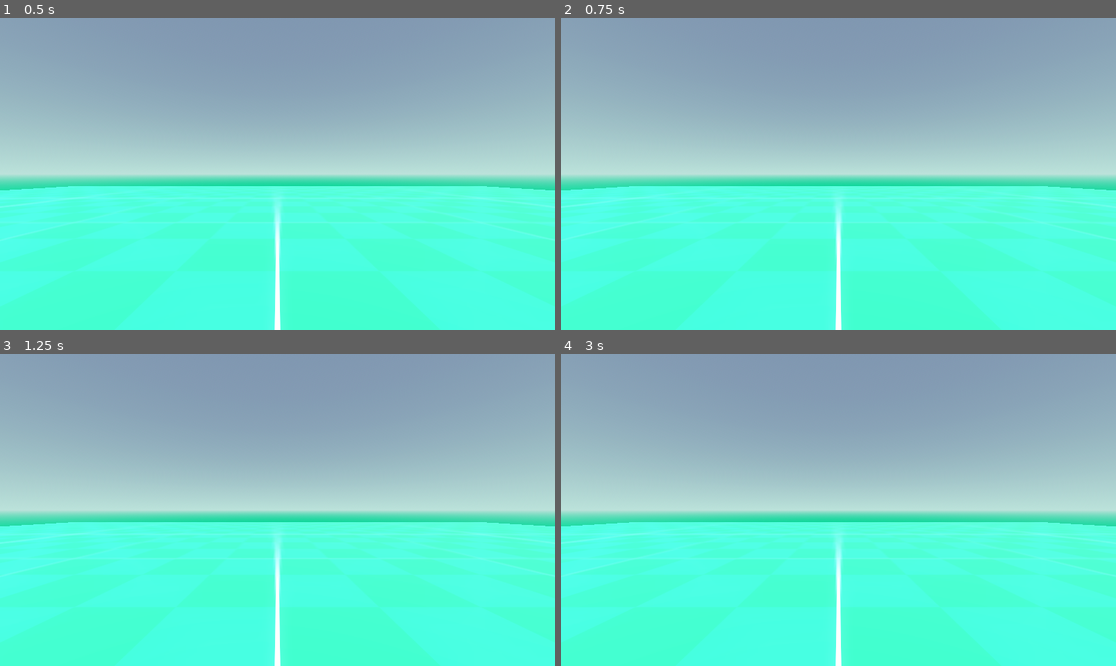
Above: before the commit, frames 1-4 (two rows, left to right).
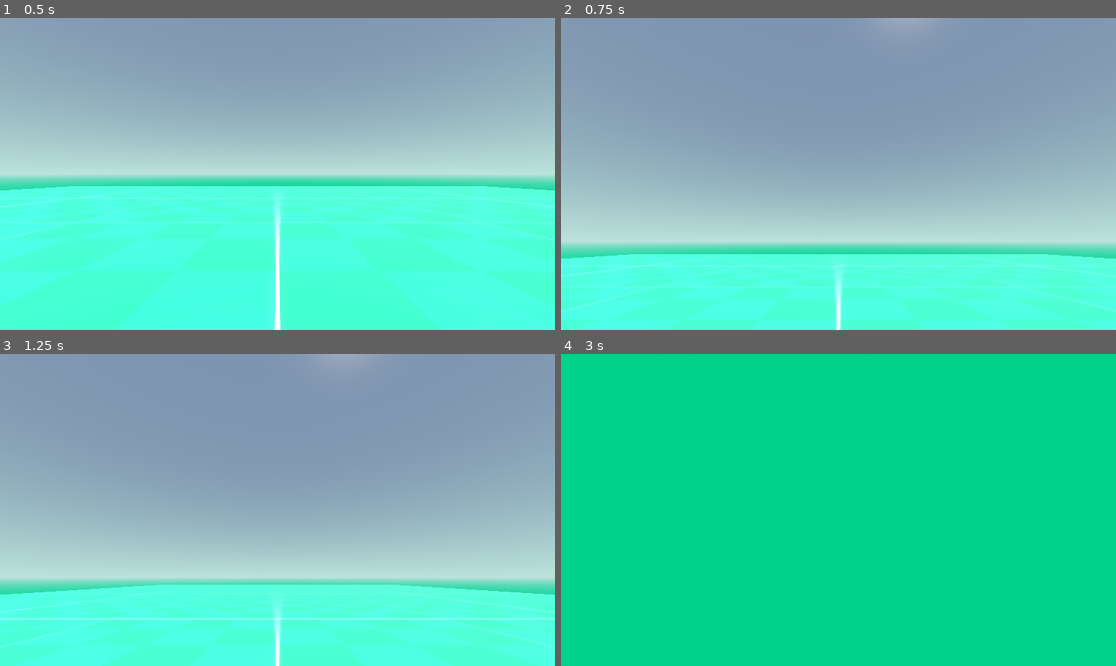
Above: after the commit, the same moments.

Repository: Solyphonous/GodotMovementThing
Game: Godot game, scene res://Scenes/Levels/world.tscn
The game is run twice, just before and just after one commit, with the same random seed, the same clock (stepped at 60 frames per second) and the same inputs. Before the commit the project starts from res://world.tscn.
Inputs (mouse positions are in pixels of both pictures, inside the frame that each line leads up to):
- Up to frame 1 (0.5 s): no input
- Up to frame 2 (0.75 s): tap Enter at 0.5 s; move the mouse to (960, 158) at 0.52 s; hold D (Right) from 0.53 s (still down)
- Up to frame 3 (1.25 s): keep holding D (Right)
- Up to frame 4 (3 s): tap Space at 1.25 s; move the mouse to (727, 525) at 1.27 s; release D (Right) at 1.28 s; hold S (Back) 1.28-2.03 s; move the mouse to (894, 441) at 2.02 s; hold D (Right) 2.03-2.78 s; tap Enter at 2.75 s; move the mouse to (810, 572) at 2.77 s; hold W (Forward) from 2.78 s (still down)

Frame 1 is identical in both runs. In frame 2, 45% of the frame differs, in the area x 0-100%, y 0-100%; in frame 3, 44%; in frame 4, 100%.
Error before the commit: Parse Error: No constructor of "Vector3" matches the signature "Vector3(int, Vector3, int)". (res://player.gd:22)

Commit message:
Reshuffling of directory format

Diff:
--- /dev/null
+++ b/Scenes/Levels/world.tscn
@@ -0,0 +1,52 @@
+[gd_scene load_steps=9 format=3 uid="uid://dyemp37rdaif8"]
+
+[ext_resource type="Texture2D" uid="uid://dxub73hfc0ahv" path="res://DevMats/Green/texture_08.png" id="1_a6ihw"]
+[ext_resource type="PackedScene" uid="uid://c5mhnfn4vd5dl" path="res://Scenes/player.tscn" id="2_5t8ac"]
+
+[sub_resource type="ProceduralSkyMaterial" id="ProceduralSkyMaterial_ylsd5"]
+sky_horizon_color = Color(0.596251, 0.788698, 0.74399, 1)
+ground_bottom_color = Color(2.02149e-06, 0.70079, 0.425962, 1)
+ground_horizon_color = Color(0.596251, 0.788698, 0.74399, 1)
+
+[sub_resource type="Sky" id="Sky_h41su"]
+sky_material = SubResource("ProceduralSkyMaterial_ylsd5")
+
+[sub_resource type="Environment" id="Environment_qmlmi"]
+background_mode = 2
+sky = SubResource("Sky_h41su")
+tonemap_mode = 2
+glow_enabled = true
+
+[sub_resource type="StandardMaterial3D" id="StandardMaterial3D_u23db"]
+albedo_texture = ExtResource("1_a6ihw")
+uv1_scale = Vector3(4, 4, 4)
+uv1_triplanar = true
+uv2_scale = Vector3(2, 2, 2)
+
+[sub_resource type="BoxMesh" id="BoxMesh_ds1vp"]
+material = SubResource("StandardMaterial3D_u23db")
+
+[sub_resource type="ConcavePolygonShape3D" id="ConcavePolygonShape3D_20sw5"]
+data = PackedVector3Array(-0.5, 0.5, 0.5, 0.5, 0.5, 0.5, -0.5, -0.5, 0.5, 0.5, 0.5, 0.5, 0.5, -0.5, 0.5, -0.5, -0.5, 0.5, 0.5, 0.5, -0.5, -0.5, 0.5, -0.5, 0.5, -0.5, -0.5, -0.5, 0.5, -0.5, -0.5, -0.5, -0.5, 0.5, -0.5, -0.5, 0.5, 0.5, 0.5, 0.5, 0.5, -0.5, 0.5, -0.5, 0.5, 0.5, 0.5, -0.5, 0.5, -0.5, -0.5, 0.5, -0.5, 0.5, -0.5, 0.5, -0.5, -0.5, 0.5, 0.5, -0.5, -0.5, -0.5, -0.5, 0.5, 0.5, -0.5, -0.5, 0.5, -0.5, -0.5, -0.5, 0.5, 0.5, 0.5, -0.5, 0.5, 0.5, 0.5, 0.5, -0.5, -0.5, 0.5, 0.5, -0.5, 0.5, -0.5, 0.5, 0.5, -0.5, -0.5, -0.5, 0.5, 0.5, -0.5, 0.5, -0.5, -0.5, -0.5, 0.5, -0.5, 0.5, 0.5, -0.5, -0.5, -0.5, -0.5, -0.5)
+
+[node name="World" type="Node3D"]
+
+[node name="DirectionalLight3D" type="DirectionalLight3D" parent="."]
+transform = Transform3D(-0.866023, -0.433016, 0.250001, 0, 0.499998, 0.866027, -0.500003, 0.749999, -0.43301, 0, 0, 0)
+light_color = Color(1, 0.968477, 0.934359, 1)
+shadow_enabled = true
+
+[node name="WorldEnvironment" type="WorldEnvironment" parent="."]
+environment = SubResource("Environment_qmlmi")
+
+[node name="MeshInstance3D" type="MeshInstance3D" parent="."]
+transform = Transform3D(50, 0, 0, 0, 0.1, 0, 0, 0, 50, 0, -0.1, 0)
+mesh = SubResource("BoxMesh_ds1vp")
+
+[node name="StaticBody3D" type="StaticBody3D" parent="MeshInstance3D"]
+
+[node name="CollisionShape3D" type="CollisionShape3D" parent="MeshInstance3D/StaticBody3D"]
+shape = SubResource("ConcavePolygonShape3D_20sw5")
+
+[node name="Player" parent="." instance=ExtResource("2_5t8ac")]
+transform = Transform3D(1, 0, 0, 0, 1, 0, 0, 0, 1, 0, 1, 0)
--- /dev/null
+++ b/Scenes/player.tscn
@@ -0,0 +1,31 @@
+[gd_scene load_steps=5 format=3 uid="uid://c5mhnfn4vd5dl"]
+
+[ext_resource type="Script" path="res://Scripts/player.gd" id="1_s7ca4"]
+
+[sub_resource type="ORMMaterial3D" id="ORMMaterial3D_4t3cn"]
+albedo_color = Color(1, 0, 0.458824, 1)
+
+[sub_resource type="CapsuleMesh" id="CapsuleMesh_m08vb"]
+material = SubResource("ORMMaterial3D_4t3cn")
+
+[sub_resource type="CapsuleShape3D" id="CapsuleShape3D_o41ay"]
+
+[node name="PlayerHolder" type="Node3D"]
+
+[node name="Player" type="RigidBody3D" parent="."]
+lock_rotation = true
+script = ExtResource("1_s7ca4")
+
+[node name="MeshInstance3D" type="MeshInstance3D" parent="Player"]
+mesh = SubResource("CapsuleMesh_m08vb")
+metadata/_edit_lock_ = true
+
+[node name="CollisionShape3D" type="CollisionShape3D" parent="Player"]
+shape = SubResource("CapsuleShape3D_o41ay")
+metadata/_edit_lock_ = true
+
+[node name="CamHolder" type="Node3D" parent="Player"]
+transform = Transform3D(1, 0, 0, 0, 1, 0, 0, 0, 1, 0, 0.5, 0)
+
+[node name="Camera3D" type="Camera3D" parent="Player/CamHolder"]
+metadata/_edit_lock_ = true
--- /dev/null
+++ b/Scripts/player.gd
@@ -0,0 +1,28 @@
+extends RigidBody3D
+
+@onready var camHolder: Node3D = $CamHolder
+@onready var cam: Camera3D = $CamHolder/Camera3D
+
+const SPEED = 100
+const SENSITIVITY = 0.01
+
+# Called when the node enters the scene tree for the first time.
+func _ready():
+	Input.mouse_mode = Input.MOUSE_MODE_CAPTURED
+
+func updateCamera():
+	pass
+
+func _unhandled_input(event: InputEvent):
+	if event is InputEventMouseMotion: # Control camera rotation
+		print(-event.relative.x)
+		rotate_y(-event.relative.x * SENSITIVITY)
+		cam.rotate_x(-event.relative.y * SENSITIVITY)
+
+# Called every frame. 'delta' is the elapsed time since the previous frame.
+func _process(_delta):
+	pass
+
+func _physics_process(delta):
+	var movevector: Vector2 = Input.get_vector("Back", "Forward", "Left", "Right")
+	apply_force(Vector3(movevector.x*SPEED, 0, movevector.y*SPEED))
--- a/camera.gd
+++ /dev/null
@@ -1,12 +0,0 @@
-extends Camera3D
-
-@onready var cam: Node3D = get_node("../Player/CamHolder")
-
-# Called when the node enters the scene tree for the first time.
-func _ready():
-	pass # Replace with function body.
-
-
-# Called every frame. 'delta' is the elapsed time since the previous frame.
-func _process(delta):
-	transform = cam.transform
--- a/player.gd
+++ /dev/null
@@ -1,22 +0,0 @@
-extends RigidBody3D
-
-@onready var Cam: Camera3D = $Camera3D
-
-const SPEED = 100
-
-# Called when the node enters the scene tree for the first time.
-func _ready():
-	pass
-
-func updateCamera():
-
-	pass
-
-# Called every frame. 'delta' is the elapsed time since the previous frame.
-func _process(delta):
-	pass
-
-func _physics_process(delta):
-	var movevector: Vector2 = Input.get_vector("Back", "Forward", "Left", "Right")
-	apply_force(Vector3(movevector.x*SPEED, 0, movevector.y*SPEED))
-	transform.basis = Quaternion.from_euler(Vector3(0, Cam.transform.basis.y, 0))
--- a/player.tscn
+++ /dev/null
@@ -1,31 +0,0 @@
-[gd_scene load_steps=6 format=3 uid="uid://c5mhnfn4vd5dl"]
-
-[ext_resource type="Script" path="res://player.gd" id="1_s7ca4"]
-[ext_resource type="Script" path="res://camera.gd" id="2_e6bpq"]
-
-[sub_resource type="ORMMaterial3D" id="ORMMaterial3D_4t3cn"]
-albedo_color = Color(1, 0, 0.458824, 1)
-
-[sub_resource type="CapsuleMesh" id="CapsuleMesh_m08vb"]
-material = SubResource("ORMMaterial3D_4t3cn")
-
-[sub_resource type="CapsuleShape3D" id="CapsuleShape3D_o41ay"]
-
-[node name="PlayerHolder" type="Node3D"]
-
-[node name="Player" type="RigidBody3D" parent="."]
-lock_rotation = true
-script = ExtResource("1_s7ca4")
-
-[node name="MeshInstance3D" type="MeshInstance3D" parent="Player"]
-mesh = SubResource("CapsuleMesh_m08vb")
-metadata/_edit_lock_ = true
-
-[node name="CollisionShape3D" type="CollisionShape3D" parent="Player"]
-shape = SubResource("CapsuleShape3D_o41ay")
-metadata/_edit_lock_ = true
-
-[node name="Camera3D" type="Camera3D" parent="Player"]
-transform = Transform3D(1, 0, 0, 0, 1, 0, 0, 0, 1, 0, 0.5, 0)
-script = ExtResource("2_e6bpq")
-metadata/_edit_lock_ = true
--- a/project.godot
+++ b/project.godot
@@ -11,7 +11,7 @@
 [application]
 
 config/name="john game 2 episode 1"
-run/main_scene="res://world.tscn"
+run/main_scene="res://Scenes/Levels/world.tscn"
 config/features=PackedStringArray("4.2", "Forward Plus")
 config/icon="res://icon.svg"
 
--- a/world.tscn
+++ /dev/null
@@ -1,52 +0,0 @@
-[gd_scene load_steps=9 format=3 uid="uid://dyemp37rdaif8"]
-
-[ext_resource type="Texture2D" uid="uid://dxub73hfc0ahv" path="res://Dev/Green/texture_08.png" id="1_a6ihw"]
-[ext_resource type="PackedScene" uid="uid://c5mhnfn4vd5dl" path="res://player.tscn" id="2_5t8ac"]
-
-[sub_resource type="ProceduralSkyMaterial" id="ProceduralSkyMaterial_ylsd5"]
-sky_horizon_color = Color(0.596251, 0.788698, 0.74399, 1)
-ground_bottom_color = Color(2.02149e-06, 0.70079, 0.425962, 1)
-ground_horizon_color = Color(0.596251, 0.788698, 0.74399, 1)
-
-[sub_resource type="Sky" id="Sky_h41su"]
-sky_material = SubResource("ProceduralSkyMaterial_ylsd5")
-
-[sub_resource type="Environment" id="Environment_qmlmi"]
-background_mode = 2
-sky = SubResource("Sky_h41su")
-tonemap_mode = 2
-glow_enabled = true
-
-[sub_resource type="StandardMaterial3D" id="StandardMaterial3D_u23db"]
-albedo_texture = ExtResource("1_a6ihw")
-uv1_scale = Vector3(4, 4, 4)
-uv1_triplanar = true
-uv2_scale = Vector3(2, 2, 2)
-
-[sub_resource type="BoxMesh" id="BoxMesh_ds1vp"]
-material = SubResource("StandardMaterial3D_u23db")
-
-[sub_resource type="ConcavePolygonShape3D" id="ConcavePolygonShape3D_20sw5"]
-data = PackedVector3Array(-0.5, 0.5, 0.5, 0.5, 0.5, 0.5, -0.5, -0.5, 0.5, 0.5, 0.5, 0.5, 0.5, -0.5, 0.5, -0.5, -0.5, 0.5, 0.5, 0.5, -0.5, -0.5, 0.5, -0.5, 0.5, -0.5, -0.5, -0.5, 0.5, -0.5, -0.5, -0.5, -0.5, 0.5, -0.5, -0.5, 0.5, 0.5, 0.5, 0.5, 0.5, -0.5, 0.5, -0.5, 0.5, 0.5, 0.5, -0.5, 0.5, -0.5, -0.5, 0.5, -0.5, 0.5, -0.5, 0.5, -0.5, -0.5, 0.5, 0.5, -0.5, -0.5, -0.5, -0.5, 0.5, 0.5, -0.5, -0.5, 0.5, -0.5, -0.5, -0.5, 0.5, 0.5, 0.5, -0.5, 0.5, 0.5, 0.5, 0.5, -0.5, -0.5, 0.5, 0.5, -0.5, 0.5, -0.5, 0.5, 0.5, -0.5, -0.5, -0.5, 0.5, 0.5, -0.5, 0.5, -0.5, -0.5, -0.5, 0.5, -0.5, 0.5, 0.5, -0.5, -0.5, -0.5, -0.5, -0.5)
-
-[node name="World" type="Node3D"]
-
-[node name="DirectionalLight3D" type="DirectionalLight3D" parent="."]
-transform = Transform3D(-0.866023, -0.433016, 0.250001, 0, 0.499998, 0.866027, -0.500003, 0.749999, -0.43301, 0, 0, 0)
-light_color = Color(1, 0.968477, 0.934359, 1)
-shadow_enabled = true
-
-[node name="WorldEnvironment" type="WorldEnvironment" parent="."]
-environment = SubResource("Environment_qmlmi")
-
-[node name="MeshInstance3D" type="MeshInstance3D" parent="."]
-transform = Transform3D(50, 0, 0, 0, 0.1, 0, 0, 0, 50, 0, -0.1, 0)
-mesh = SubResource("BoxMesh_ds1vp")
-
-[node name="StaticBody3D" type="StaticBody3D" parent="MeshInstance3D"]
-
-[node name="CollisionShape3D" type="CollisionShape3D" parent="MeshInstance3D/StaticBody3D"]
-shape = SubResource("ConcavePolygonShape3D_20sw5")
-
-[node name="Player" parent="." instance=ExtResource("2_5t8ac")]
-transform = Transform3D(1, 0, 0, 0, 1, 0, 0, 0, 1, 0, 1, 0)
Not shown, removed: Dev/Dark/texture_01.png.import
Not shown, removed: Dev/Dark/texture_02.png.import
Not shown, removed: Dev/Dark/texture_03.png.import
Not shown, removed: Dev/Dark/texture_04.png.import
Not shown, removed: Dev/Dark/texture_05.png.import
Not shown, removed: Dev/Dark/texture_06.png.import
Not shown, removed: Dev/Dark/texture_07.png.import
Not shown, removed: Dev/Dark/texture_08.png.import
Not shown, removed: Dev/Dark/texture_09.png.import
Not shown, removed: Dev/Dark/texture_10.png.import
Not shown, removed: Dev/Dark/texture_11.png.import
Not shown, removed: Dev/Dark/texture_12.png.import
(and 308 more such lines)
